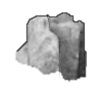
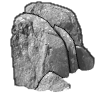
Two versions of the same layered image (100px x 100px). Layer-by-layer changes:
painted on "line" over [10, 1, 95, 93]
painted on "Pasted Layer" over [11, 2, 94, 92]
